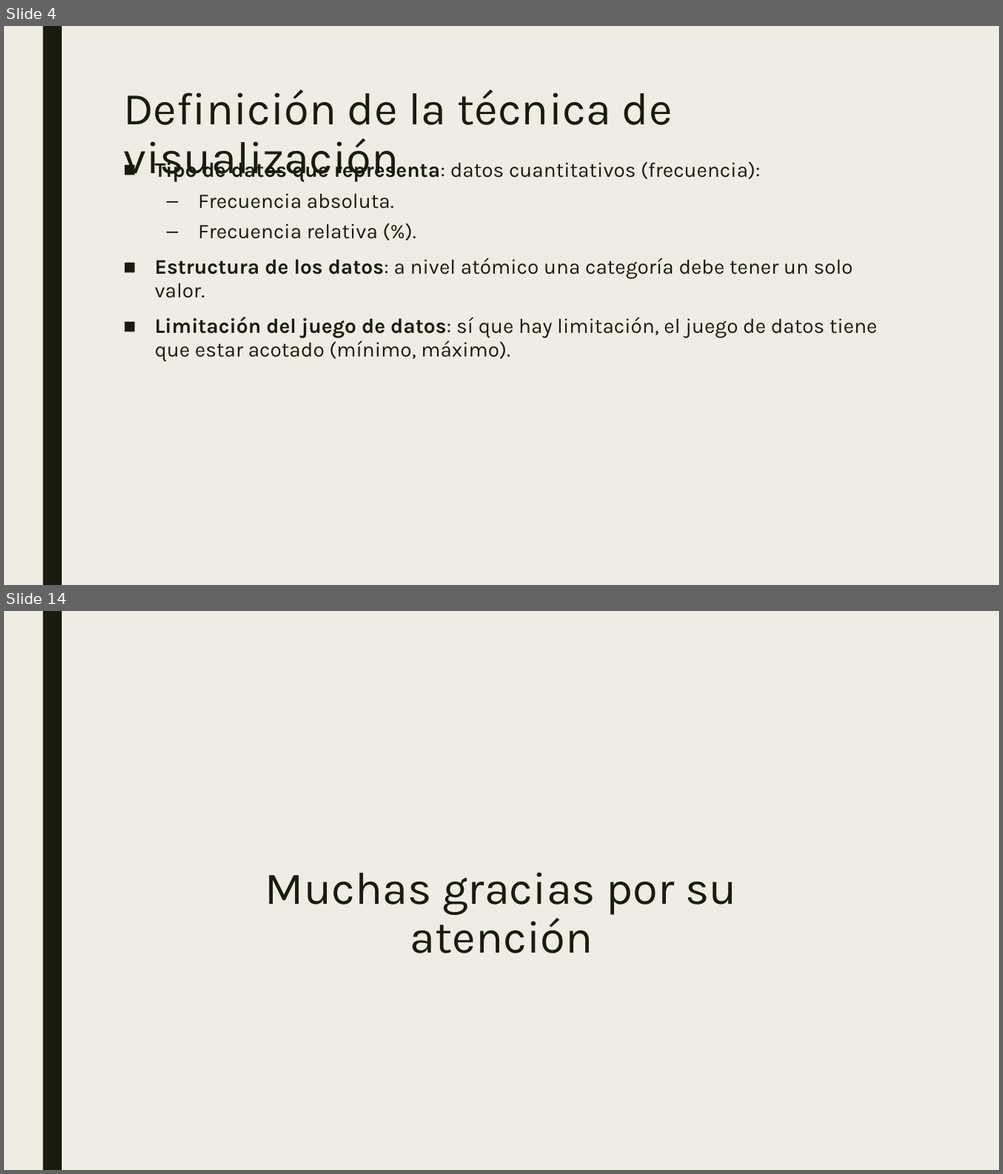
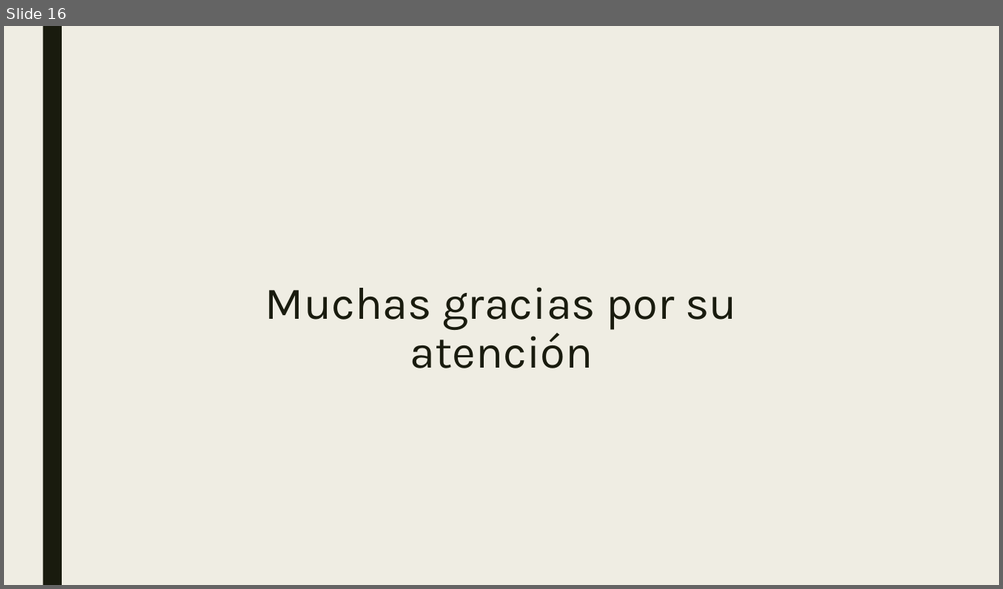
Before and after one commit to mariousm/Data-Science-Master, a slide deck: 2021-22/PrimerSemestre/Visualizacion/PEC3/Storytelling.pptx. Shown one above the other, each under a label of ours: slides 4 and 14 before the commit, slide 16 after it; the slides between them are not shown. The pictures are 1003x1174 and 1003x589 pixels, drawn with LibreOffice and Linux fonts; fonts in the diff are those of the drawing. Boxes give left, top, right and bottom in pixels: in the first picture for what was removed or moved away, otherwise in the second. Text is boxed around its words. In the diff, an @@ line names an element or a change of style, - is before the commit and + after.

```diff
--- a/2021-22/PrimerSemestre/Visualizacion/PEC3/Storytelling.pptx
+++ b/2021-22/PrimerSemestre/Visualizacion/PEC3/Storytelling.pptx
@@ slide 4 removed at <box>4,26,999,585</box>, background #EFEDE3; not listed: 1 template element that a slide beside it also shows @@
@@ title removed at <box>123,90,672,182</box> @@
-Definición de la técnica de visualización
@@ text removed at <box>155,158,877,362</box> @@
-■ Tipo de datos que representa: datos cuantitativos (frecuencia):
-  – Frecuencia absoluta.
-  – Frecuencia relativa (%).
-■ Estructura de los datos: a nivel atómico una categoría debe tener un solo valor.
-■ Limitación del juego de datos: sí que hay limitación, el juego de datos tiene que estar acotado (mínimo, máximo).
@@ what was slide 14 is now slide 16 @@
```
Also in this commit, not shown: 1 slide changed, 14 slides added, 11 other slides removed.
